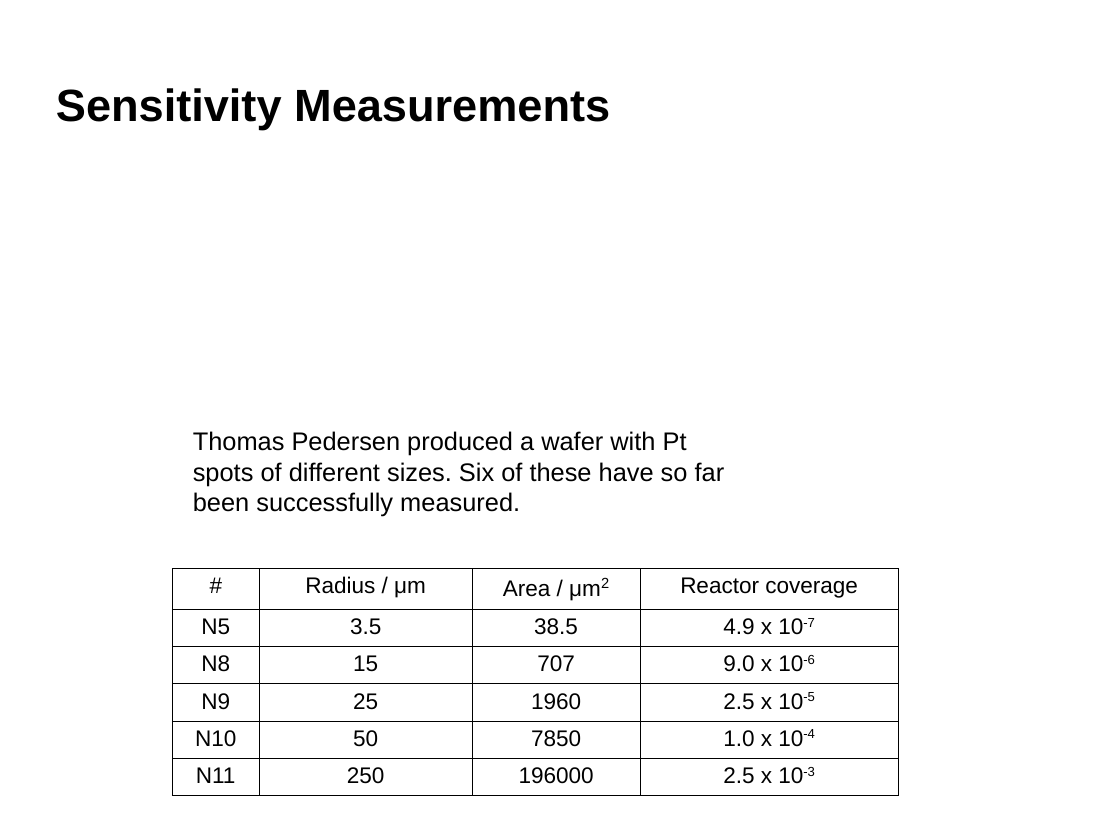
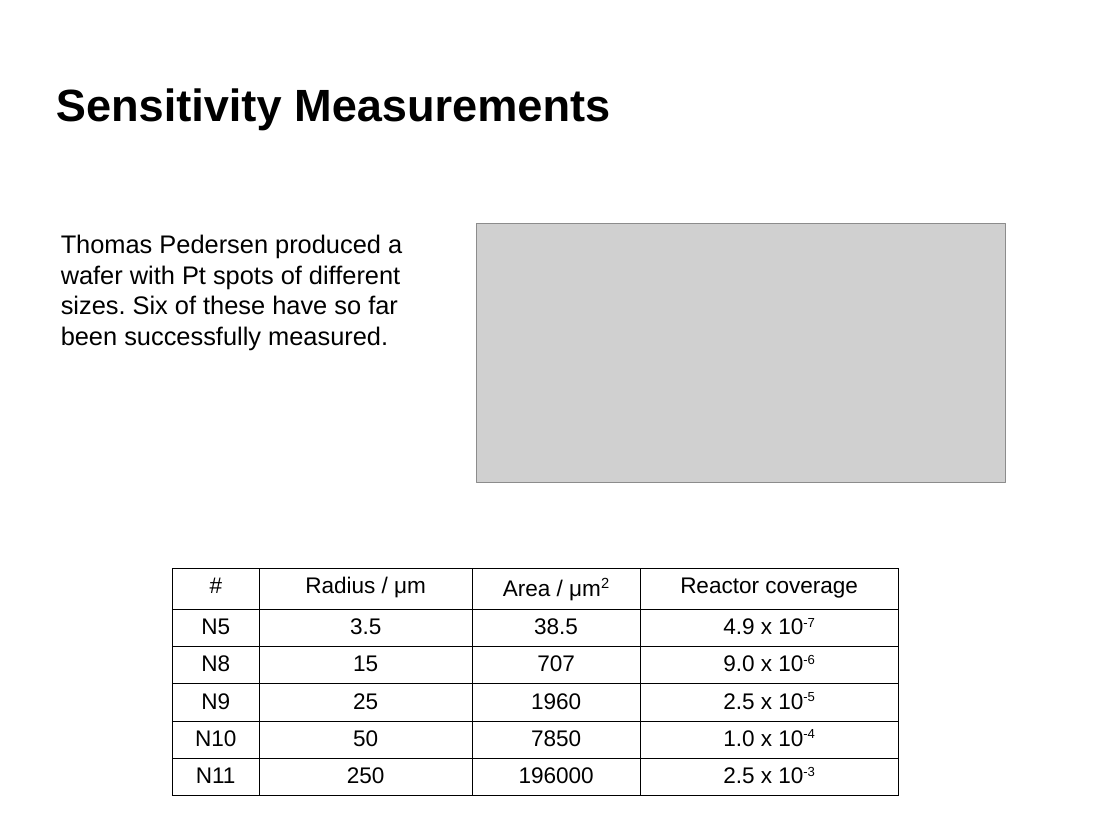
Before and after one commit to robertjensen/Thesis, a slide deck: slide 34 of defence/presentaation.odp. Drawn at 1120x840 pixels with LibreOffice and Linux fonts; fonts in the diff are those of the drawing; grey boxes stand for pictures; background and template pictures are left out. Boxes give left, top, right and bottom in pixels: in the first picture for what was removed or moved away, otherwise in the second. Text is boxed around its words. In the diff, an @@ line names an element or a change of style, - is before the commit and + after.

```diff
--- a/defence/presentaation.odp
+++ b/defence/presentaation.odp
@@ text "Thomas Pedersen produced a wafer ..." rewrapped from [193,431,725,517] to [61,234,402,350] @@
@@ picture added at [477,224,1006,483] @@
```
Also in this commit, not shown: 4 other slides changed, 2 other files.
